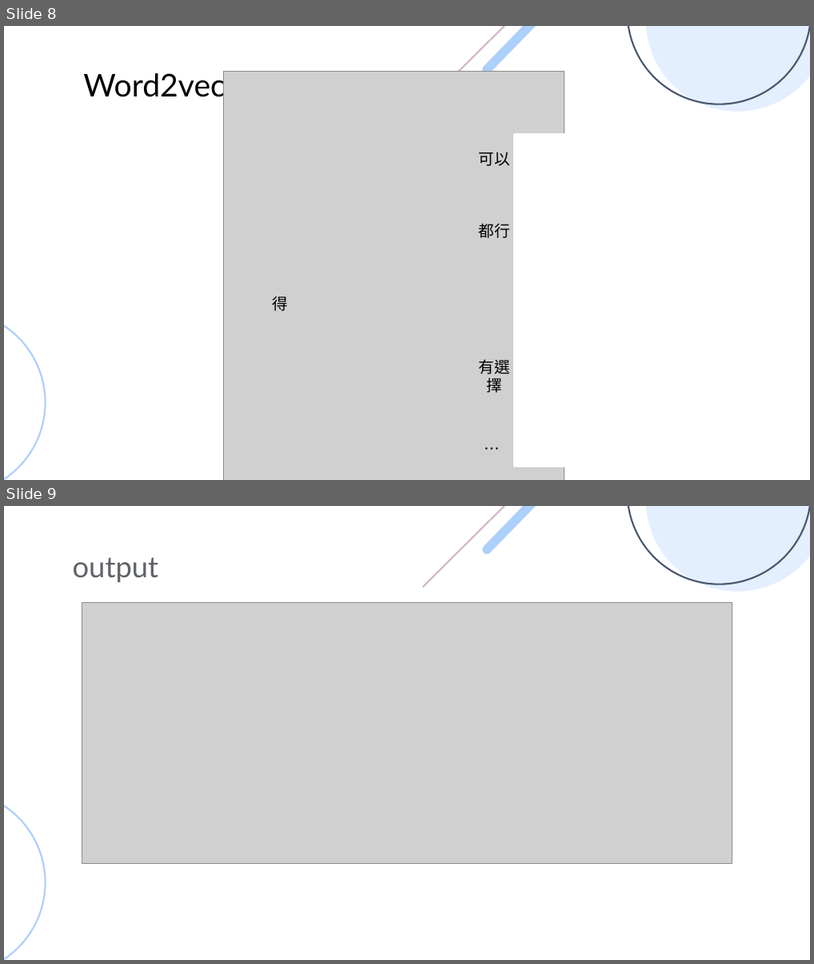
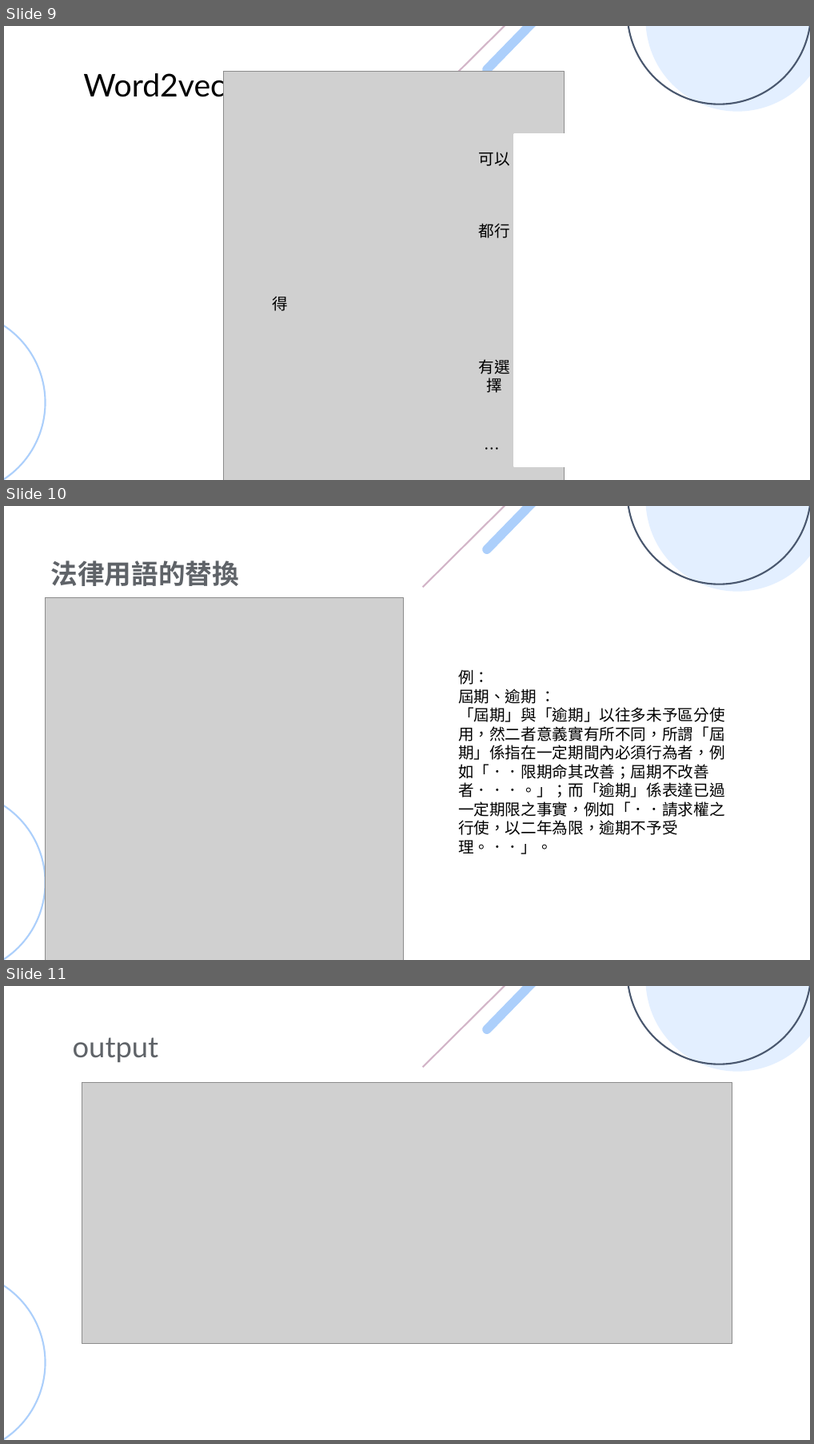
Before and after one commit to PeterWolf-tw/NTNU_TextProcessing_2020, a slide deck: week14/Project_deadline.pptx. Shown one above the other, each under a label of ours: slides 8 and 9 before the commit, slides 9, 10 and 11 after it. The pictures are 814x964 and 814x1444 pixels, drawn with LibreOffice and Linux fonts; fonts in the diff are those of the drawing; grey boxes stand for pictures. Boxes give left, top, right and bottom in pixels: in the first picture for what was removed or moved away, otherwise in the second. Text is boxed around its words. In the diff, an @@ line names an element or a change of style, - is before the commit and + after.

```diff
--- a/week14/Project_deadline.pptx
+++ b/week14/Project_deadline.pptx
@@ slide 10 added at box(4, 506, 810, 960), background #FFFFFF; not listed: 5 template elements that a slide beside it also shows @@
@@ title added at box(51, 560, 239, 586), 24 pt, text #5F6368, bold @@
+法律用語的替換
@@ picture added at box(45, 598, 404, 960) @@
@@ rectangle added at box(514, 614, 568, 945), fill #FFFFFF, outline #FFFFFF 2 pt @@
@@ text added at box(458, 669, 726, 854), 14 pt, text #000000 @@
+例：
+屆期、逾期 ：
+「屆期」與「逾期」以往多未予區分使用，然二者意義實有所不同，所謂「屆期」係指在一定期間內必須行為者，例如「．．限期命其改善；屆期不改善者．．．。」；而「逾期」係表達已過一定期限之事實，例如「．．請求權之行使，以二年為限，逾期不予受理。．．」。
@@ what was slide 8 is now slide 9 @@
@@ what was slide 9 is now slide 11 @@
```
Also in this commit, not shown: 1 slide changed, 1 other slide added.
